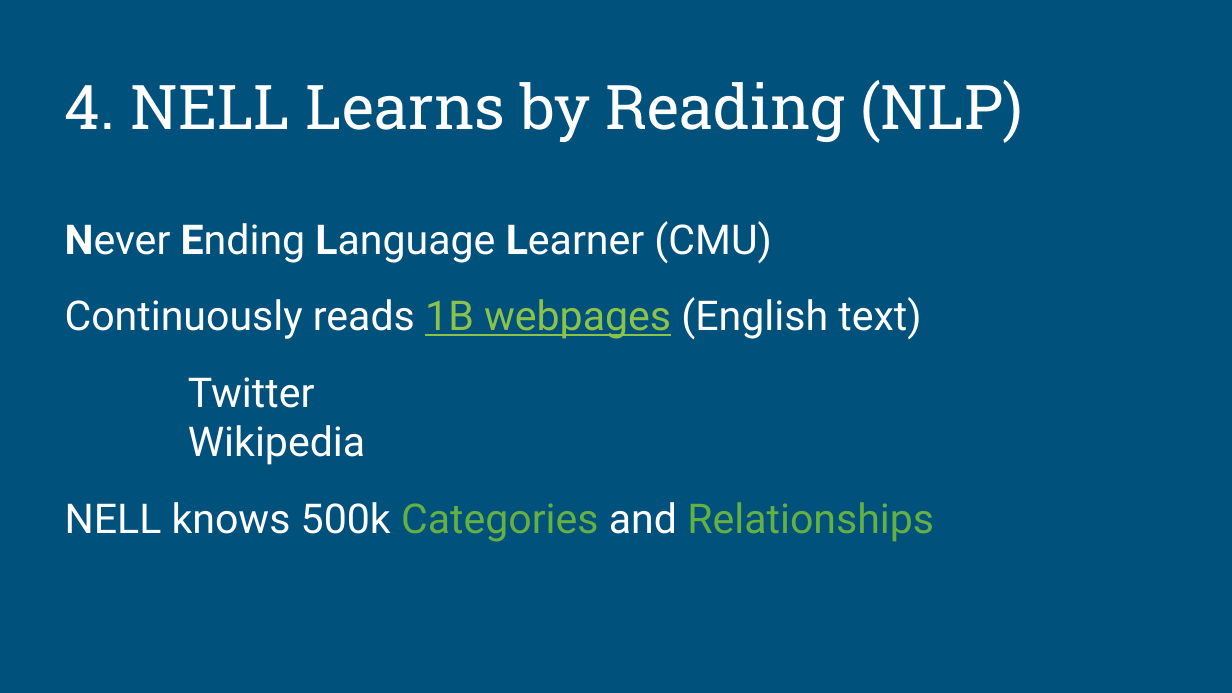
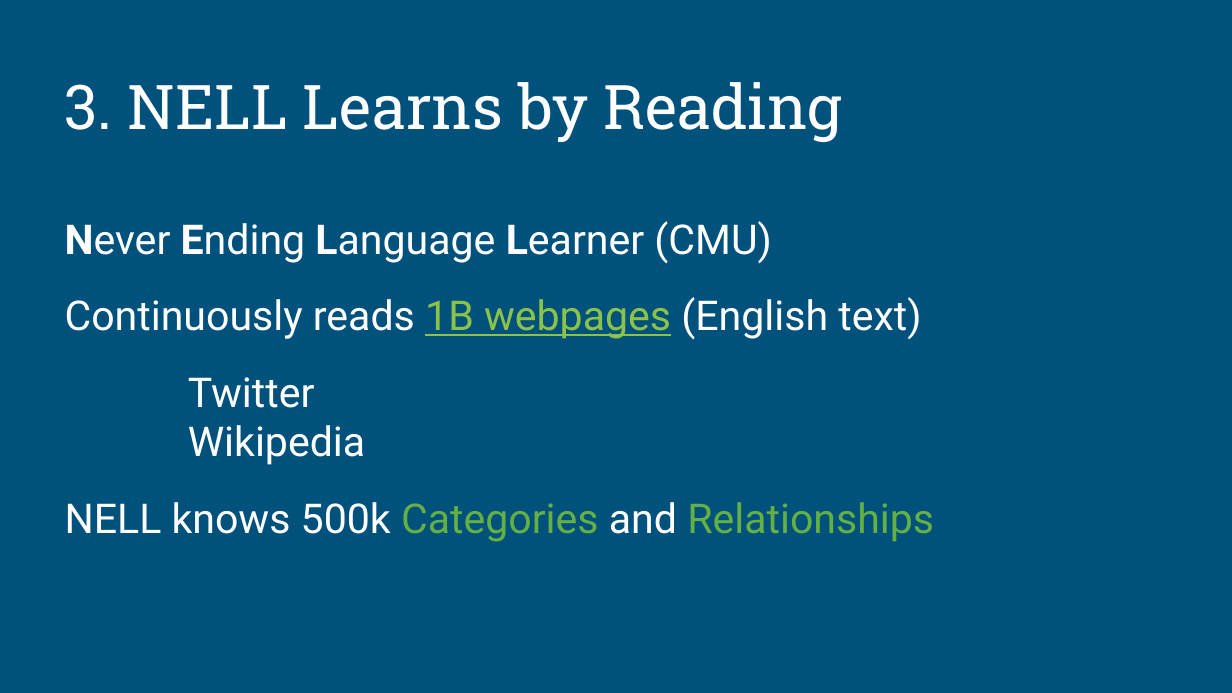
Before and after one commit to nlpia/nlpia-bot, a slide deck: slide 9 of docs/2019-08-22--San Diego Python User Group -- How to Build a Chatbot.odp. Drawn at 1232x693 pixels with LibreOffice and Linux fonts; fonts in the diff are those of the drawing. Boxes give left, top, right and bottom in pixels: in the first picture for what was removed or moved away, otherwise in the second. Text is boxed around its words. In the diff, an @@ line names an element or a change of style, - is before the commit and + after.

```diff
--- a/docs/2019-08-22--San Diego Python User Group -- How to Build a Chatbot.odp
+++ b/docs/2019-08-22--San Diego Python User Group -- How to Build a Chatbot.odp
@@ title at [65, 82, 842, 142]: text changed @@
-4. NELL Learns by Reading (NLP)
+3. NELL Learns by Reading
```
Also in this commit, not shown: 5 other slides changed, 1 slide added, 31 other files.
